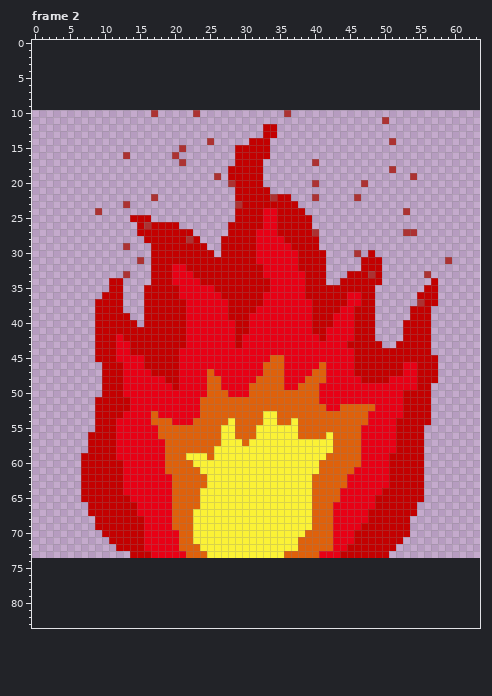
Two states of a pixel-art file, Assets/Art/Sprites/Aseprite files/FireIdle.aseprite. Above is the file before it was changed.
64x64 pixels, 4 frames. Shown: frame 2. The old version is drawn lined up with the new one, on the new canvas. The commit also changed other frames, which this record leaves out.
And afterwards:
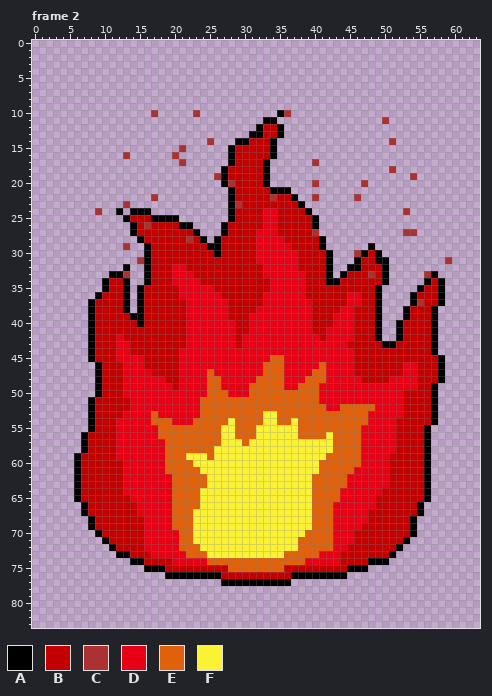
Palette (. is transparent): A #000000  B #c30000  C #ac3232  D #e80015  E #df610b  F #fbf236
Changes in this commit:
canvas 64x64 -> 64x84, the old top-left corner now at 0,10
Changed rows in their new state; - is an unchanged pixel.
Frame 2:
first column x 6:
10 -----------------------------A-----------------------
11 ---------------------------AA------------------------
12 --------------------------A--A-----------------------
13 -------------------------AA--A-----------------------
14 -----------------------AA---A------------------------
15 ----------------------A-----A------------------------
16 ----------------------A-----A------------------------
17 ----------------------A----A-------------------------
18 ---------------------A-----A-------------------------
19 ---------------------A-----A-------------------------
20 ---------------------A-----A-------------------------
21 ----------------------A-----AAA----------------------
22 ----------------------A--------A---------------------
23 ----------------------A---------A--------------------
24 ------A-AAA-----------A----------A-------------------
25 -------A---AAAA-------A-----------A------------------
26 --------A------AA----A------------A------------------
27 --------A--------A---A-------------------------------
28 ---------A--------A-A--------------A-----------------
29 ----------A--------AA--------------A------A----------
30 ----------A---------A---------------A----A-A---------
31 ----------A-------------------------A---A--AA--------
32 -------A--A-------------------------A--AA---A--------
33 -----AA---A-------------------------A-A-----A------A-
34 ----A--A--A-------------------------AA------A-----A-A
35 ----A--A-A---------------------------------A-----A--A
36 ---A---A-A---------------------------------A----A---A
37 --A----A-A---------------------------------A----A---A
38 --A----A-A---------------------------------A---A---A-
39 --A-----AA---------------------------------A---A---A-
40 --A------A---------------------------------A--A----A-
41 --A----------------------------------------A--A----A-
42 --A----------------------------------------A--A----A-
43 --A-----------------------------------------AA-----A-
44 --A------------------------------------------------A-
45 --A-------------------------------------------------A
46 ---A------------------------------------------------A
47 ---A------------------------------------------------A
48 ---A------------------------------------------------A
49 ---A-----------------------------------------------A-
50 ---A-----------------------------------------------A-
51 --A------------------------------------------------A-
52 --A------------------------------------------------A-
53 --A------------------------------------------------A-
54 --A------------------------------------------------A-
55 --A-----------------------------------------------A--
56 -A------------------------------------------------A--
57 -A------------------------------------------------A--
58 -A------------------------------------------------A--
59 A-------------------------------------------------A--
60 A-------------------------------------------------A--
61 A-------------------------------------------------A--
62 A-------------------------------------------------A--
63 A-------------------------------------------------A--
64 A-------------------------------------------------A--
65 A-------------------------------------------------A--
66 -A-----------------------------------------------A---
67 -A-----------------------------------------------A---
68 --A---------------------------------------------A----
69 --A---------------------------------------------A----
70 ---A--------------------------------------------A----
71 ----A------------------------------------------A-----
72 -----A----------------------------------------A------
73 ------AA-------------------------------------A-------
74 --------AABBBBDDDDDEEEEEEEEEEEEEEDDDDDBBBBAAA--------
75 ----------AAABBBBBBBBBEEEEEEEEBBBBBBBBBAAA-----------
76 -------------AAAAAAAABBBBBBBBBBAAAAAAAA--------------
77 ---------------------AAAAAAAAAA----------------------
